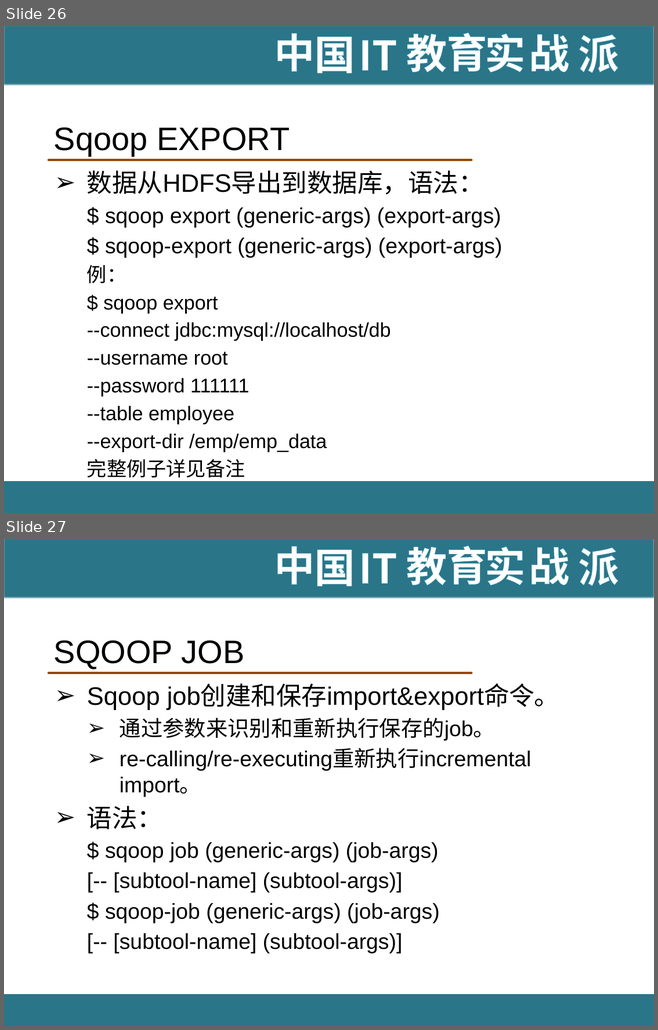
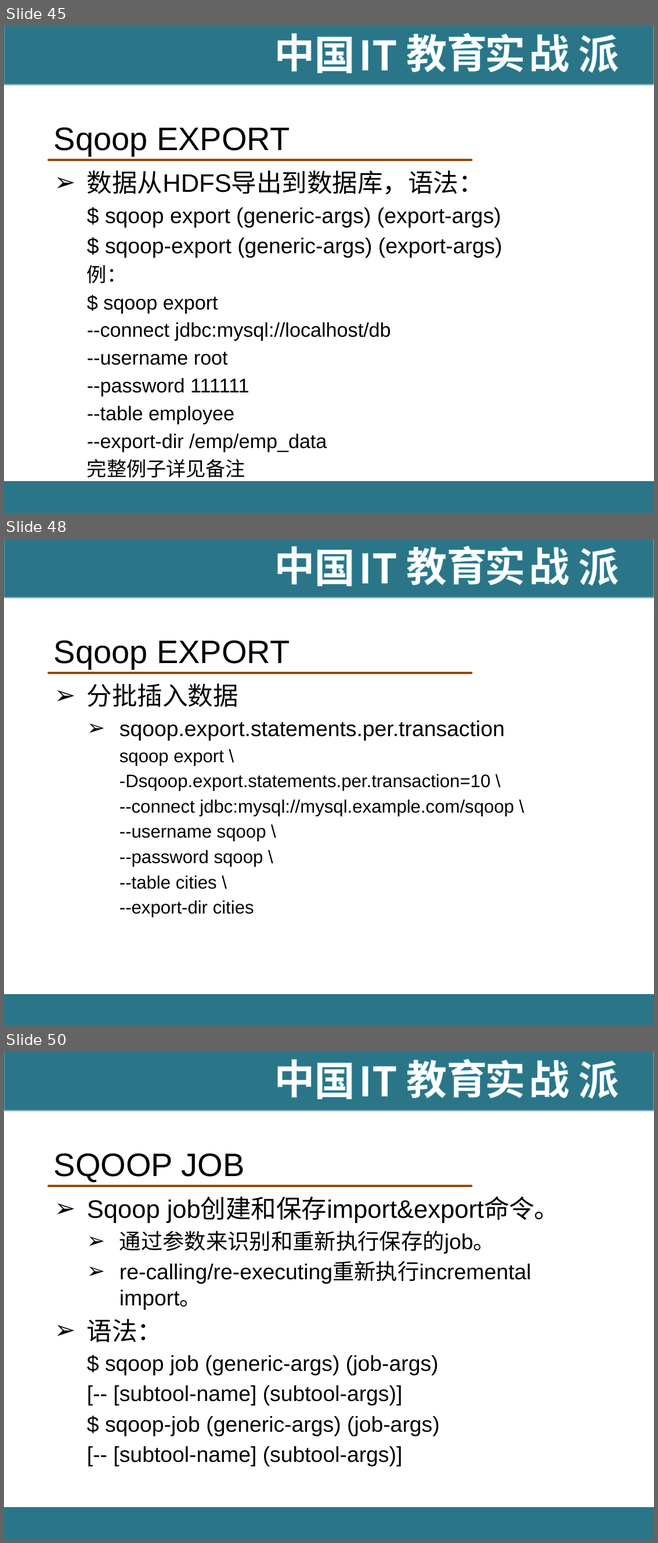
Before and after one commit to hanningxiao/BigData, a slide deck: [IT18掌www.it18zhang.com]Sqoop.pptx. Shown one above the other, each under a label of ours: slides 26 and 27 before the commit, slides 45, 48 and 50 after it; the slides between them are not shown. The pictures are 658x1030 and 658x1543 pixels, drawn with LibreOffice and Linux fonts; fonts in the diff are those of the drawing; background and template pictures are left out. Boxes give left, top, right and bottom in pixels: in the first picture for what was removed or moved away, otherwise in the second. Text is boxed around its words. In the diff, an @@ line names an element or a change of style, - is before the commit and + after.

Commit message:
update sqoop

```diff
--- a/[IT18掌www.it18zhang.com]Sqoop.pptx
+++ b/[IT18掌www.it18zhang.com]Sqoop.pptx
@@ slide 48 added at [4, 539, 654, 1026], background #FFFFFF; not listed: 11 template elements that a slide beside it also shows @@
@@ title added at [54, 641, 289, 668], 36 pt, text #000000 @@
+Sqoop EXPORT
@@ text added at [87, 683, 514, 917], 20 pt, text #000000 @@
+➢ 分批插入数据
+  ➢ sqoop.export.statements.per.transaction
+    sqoop export \
+    -Dsqoop.export.statements.per.transaction=10 \
+    --connect jdbc:mysql://mysql.example.com/sqoop \
+    --username sqoop \
+    --password sqoop \
+    --table cities \
+    --export-dir cities
@@ what was slide 26 is now slide 45 @@
@@ what was slide 27 is now slide 50 @@
```
Also in this commit, not shown: 3 slides changed, 25 other slides added.
